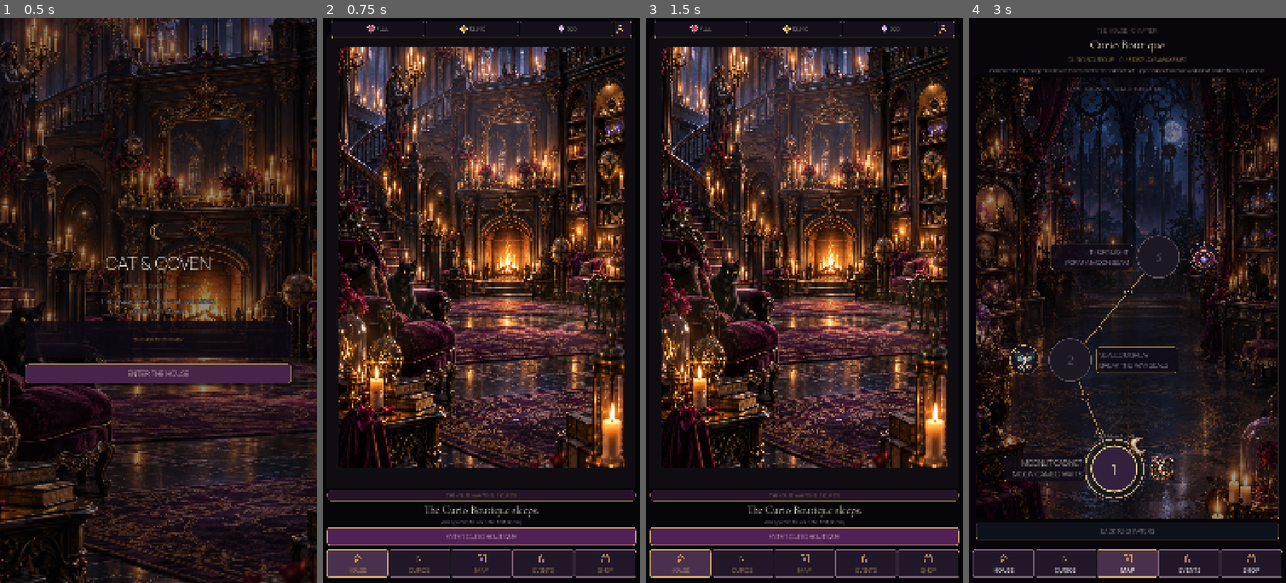
Above: before the commit, frames 1-4 (left to right).
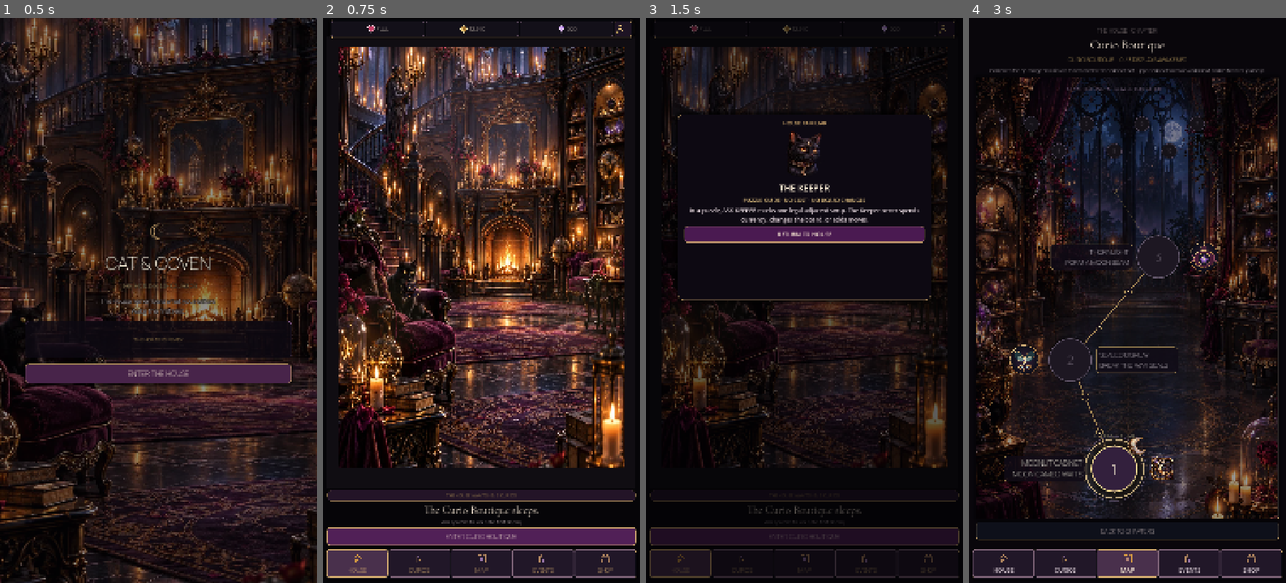
Above: after the commit, the same moments.

Repository: Jay-prodesign/akilta-match3
Game: Godot game, scene res://src/app/app_bootstrap.tscn
Same seed, same stepped clock (60 frames per second), same inputs: the game is played once before the commit and once after it.
Inputs (mouse positions are in pixels of both pictures, inside the frame that each line leads up to):
- Up to frame 1 (0.5 s): no input
- Up to frame 2 (0.75 s): click "ENTER THE HOUSE" at 0.5 s
- Up to frame 3 (1.5 s): click (734, 289) at 1.27 s
- Up to frame 4 (3 s): click (1127, 232) at 2 s, where only the run after the commit has a clickable "RETURN TO HOUSE"; click "ENTER CURIO BOUTIQUE" at 2.75 s

Frame 1 is identical in both runs. In frame 2, less than 0.1% of the frame differs, in the area x 24-31%, y 46-50%; in frame 3, 52%, in the area x 1-99%, y 0-100%; in frame 4, nothing differs.

Commit message:
Familiar: make the House Keeper inspectable

Diff:
--- a/src/ui/home/house_home.gd
+++ b/src/ui/home/house_home.gd
@@ -35,6 +35,9 @@
 var _hotspot_layer: Control
 var _hotspot_buttons: Dictionary = {}
 var _house_curio_overlay: Control
+var _keeper_hotspot: Button
+var _keeper_overlay: Control
+const KEEPER_ART_PATH := "res://assets/pieces/black_cat.webp"
 
 func _ready() -> void:
 	play_button.pressed.connect(_on_play_pressed)
@@ -45,6 +48,7 @@
 	_build_returning_banner()
 	_build_completion_banner()
 	_build_room_hotspots()
+	_build_keeper_hotspot()
 
 func set_available_level_count(value: int) -> void:
 	available_level_count = max(0, value)
@@ -401,6 +405,158 @@
 		_:
 			return {}
 
+func _build_keeper_hotspot() -> void:
+	if room_view == null or _keeper_hotspot != null:
+		return
+	if _hotspot_layer == null:
+		_build_room_hotspots()
+	var button := Button.new()
+	button.name = "KeeperHotspot"
+	button.anchor_left = 0.27
+	button.anchor_right = 0.27
+	button.anchor_top = 0.56
+	button.anchor_bottom = 0.56
+	button.offset_left = -34
+	button.offset_right = 34
+	button.offset_top = -34
+	button.offset_bottom = 34
+	button.custom_minimum_size = Vector2(68, 68)
+	button.icon = PieceAssetLoader.ornament(KEEPER_ART_PATH)
+	button.expand_icon = true
+	button.tooltip_text = "Meet the Keeper"
+	button.focus_mode = Control.FOCUS_ALL
+	button.mouse_default_cursor_shape = Control.CURSOR_POINTING_HAND
+	var normal := StyleBoxFlat.new()
+	normal.bg_color = Color("#0E0A14", 0.20)
+	normal.border_color = Color("#D5AD70", 0.46)
+	normal.set_border_width_all(2)
+	normal.set_corner_radius_all(34)
+	var hover := normal.duplicate() as StyleBoxFlat
+	hover.bg_color = Color("#2C1A31", 0.72)
+	hover.border_color = Color("#FFF1B6", 0.92)
+	button.add_theme_stylebox_override("normal", normal)
+	button.add_theme_stylebox_override("hover", hover)
+	button.add_theme_stylebox_override("pressed", hover)
+	button.add_theme_stylebox_override("focus", hover)
+	button.pressed.connect(_open_keeper_card)
+	_hotspot_layer.add_child(button)
+	_keeper_hotspot = button
+
+func _open_keeper_card() -> void:
+	_close_keeper_card()
+	var overlay := Control.new()
+	overlay.name = "KeeperRoleOverlay"
+	overlay.set_anchors_and_offsets_preset(Control.PRESET_FULL_RECT)
+	overlay.z_index = 150
+	overlay.mouse_filter = Control.MOUSE_FILTER_STOP
+	add_child(overlay)
+	_keeper_overlay = overlay
+
+	var veil := ColorRect.new()
+	veil.color = Color(0.012, 0.008, 0.018, 0.64)
+	veil.set_anchors_and_offsets_preset(Control.PRESET_FULL_RECT)
+	veil.mouse_filter = Control.MOUSE_FILTER_STOP
+	overlay.add_child(veil)
+
+	var card := PanelContainer.new()
+	card.name = "Card"
+	card.anchor_left = 0.10
+	card.anchor_right = 0.90
+	card.anchor_top = 0.17
+	card.anchor_bottom = 0.50
+	var shell := StyleBoxFlat.new()
+	shell.bg_color = Color("#0D0912", 0.985)
+	shell.border_color = Color("#D5AD70", 0.86)
+	shell.set_border_width_all(2)
+	shell.set_corner_radius_all(20)
+	shell.content_margin_left = 22
+	shell.content_margin_right = 22
+	shell.content_margin_top = 18
+	shell.content_margin_bottom = 18
+	shell.shadow_color = Color(0, 0, 0, 0.66)
+	shell.shadow_size = 18
+	card.add_theme_stylebox_override("panel", shell)
+	overlay.add_child(card)
+
+	var content := VBoxContainer.new()
+	content.name = "Content"
+	content.add_theme_constant_override("separation", 8)
+	card.add_child(content)
+
+	var kicker := Label.new()
+	kicker.text = "HOUSE FAMILIAR"
+	kicker.horizontal_alignment = HORIZONTAL_ALIGNMENT_CENTER
+	kicker.add_theme_color_override("font_color", Color("#D5AD70"))
+	kicker.add_theme_font_size_override("font_size", 18)
+	content.add_child(kicker)
+
+	var art := TextureRect.new()
+	art.name = "KeeperArt"
+	art.custom_minimum_size = Vector2(0, 170)
+	art.texture = PieceAssetLoader.ornament(KEEPER_ART_PATH)
+	art.expand_mode = TextureRect.EXPAND_IGNORE_SIZE
+	art.stretch_mode = TextureRect.STRETCH_KEEP_ASPECT_CENTERED
+	content.add_child(art)
+
+	var title := Label.new()
+	title.name = "Name"
+	title.text = "THE KEEPER"
+	title.horizontal_alignment = HORIZONTAL_ALIGNMENT_CENTER
+	title.add_theme_color_override("font_color", Color("#FFF0D8"))
+	title.add_theme_font_size_override("font_size", 30)
+	content.add_child(title)
+
+	var role := Label.new()
+	role.name = "Role"
+	role.text = "PUZZLE GUIDE · NO COST · NO BOARD CHANGES"
+	role.horizontal_alignment = HORIZONTAL_ALIGNMENT_CENTER
+	role.add_theme_color_override("font_color", Color("#F0CE8A"))
+	role.add_theme_font_size_override("font_size", 18)
+	content.add_child(role)
+
+	var body := Label.new()
+	body.name = "Body"
+	body.text = "In a puzzle, ASK KEEPER marks one legal adjacent swap. The Keeper never spends currency, changes the board, or adds moves."
+	body.horizontal_alignment = HORIZONTAL_ALIGNMENT_CENTER
+	body.autowrap_mode = TextServer.AUTOWRAP_WORD_SMART
+	body.add_theme_color_override("font_color", Color("#E7D9DF"))
+	body.add_theme_font_size_override("font_size", 20)
+	content.add_child(body)
+
+	var close := Button.new()
+	close.name = "Close"
+	close.text = "RETURN TO HOUSE"
+	close.custom_minimum_size = Vector2(0, 56)
+	close.add_theme_font_size_override("font_size", 20)
+	var close_box := StyleBoxFlat.new()
+	close_box.bg_color = Color("#4A1A51")
+	close_box.border_color = Color("#D5AD70")
+	close_box.set_border_width_all(2)
+	close_box.set_corner_radius_all(12)
+	close.add_theme_stylebox_override("normal", close_box)
+	close.add_theme_stylebox_override("hover", close_box)
+	close.add_theme_stylebox_override("pressed", close_box)
+	close.add_theme_color_override("font_color", Color("#FFF0D8"))
+	content.add_child(close)
+	close.pressed.connect(_close_keeper_card)
+
+func _close_keeper_card() -> void:
+	if _keeper_overlay != null and is_instance_valid(_keeper_overlay):
+		_keeper_overlay.queue_free()
+	_keeper_overlay = null
+
+func keeper_house_contract() -> Dictionary:
+	return {
+		"role": "non_mutating_legal_move_guide",
+		"asset": KEEPER_ART_PATH,
+		"raster_runtime": KEEPER_ART_PATH.ends_with(".webp") or KEEPER_ART_PATH.ends_with(".png"),
+		"hotspot_visible": _keeper_hotspot != null and _keeper_hotspot.visible,
+		"touch_target_ok": _keeper_hotspot != null and _keeper_hotspot.custom_minimum_size.x >= 56.0 and _keeper_hotspot.custom_minimum_size.y >= 56.0,
+		"spends_resources": false,
+		"changes_board": false,
+		"adds_moves": false,
+	}
+
 func show_restoration_ceremony(curio_id: String, stage: int) -> void:
 	if get_node_or_null("RestorationOverlay") != null:
 		return
